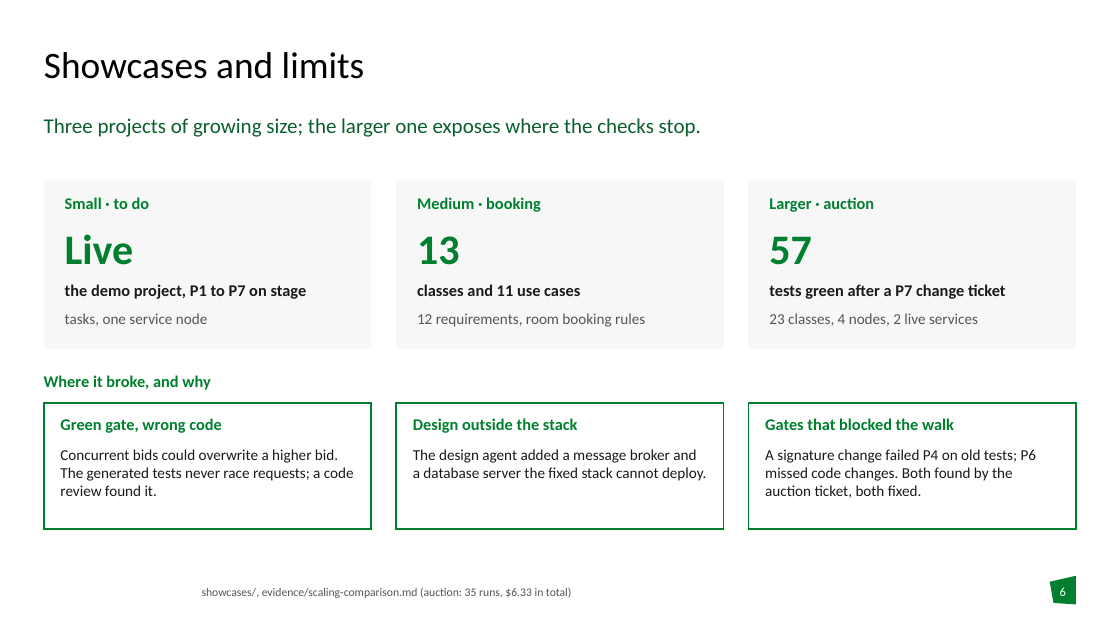
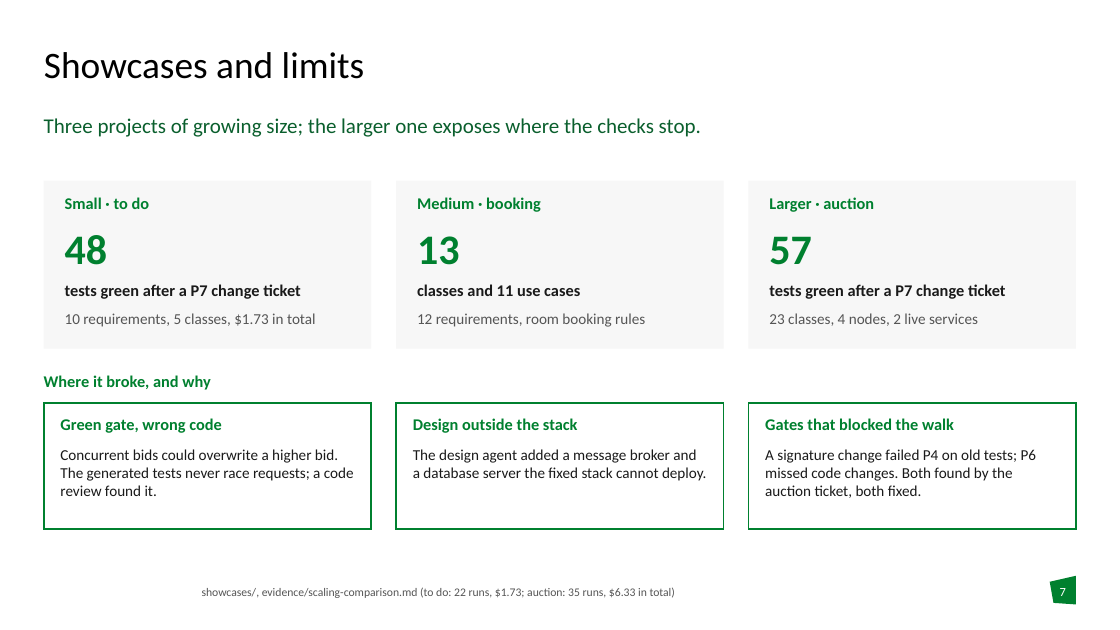
Before and after one commit to Benjam1nP/AISE, a slide deck: slide 7 of presentation/AISE-presentation.pptx (slide 6 before the commit). Drawn at 1120x630 pixels with LibreOffice and Linux fonts; fonts in the diff are those of the drawing; background and template pictures are left out. Boxes give left, top, right and bottom in pixels: in the first picture for what was removed or moved away, otherwise in the second. Text is boxed around its words. In the diff, an @@ line names an element or a change of style, - is before the commit and + after.

```diff
--- a/presentation/AISE-presentation.pptx
+++ b/presentation/AISE-presentation.pptx
@@ text at (x1=65, y1=235, x2=108, y2=265): text changed @@
-Live
+48
@@ text at (x1=65, y1=284, x2=301, y2=299): text changed @@
-the demo project, P1 to P7 on stage
+tests green after a P7 change ticket
@@ text at (x1=65, y1=313, x2=316, y2=327): text changed @@
-tasks, one service node
+10 requirements, 5 classes, $1.73 in total
@@ text at (x1=202, y1=587, x2=675, y2=598): text changed @@
-showcases/, evidence/scaling-comparison.md (auction: 35 runs, $6.33 in total)
+showcases/, evidence/scaling-comparison.md (to do: 22 runs, $1.73; auction: 35 runs, $6.33 in total)
@@ page number at (x1=1060, y1=588, x2=1066, y2=596): text changed @@
-6
+7
```
Also in this commit, not shown: 1 other slide changed, 1 slide added, 2 other files.
